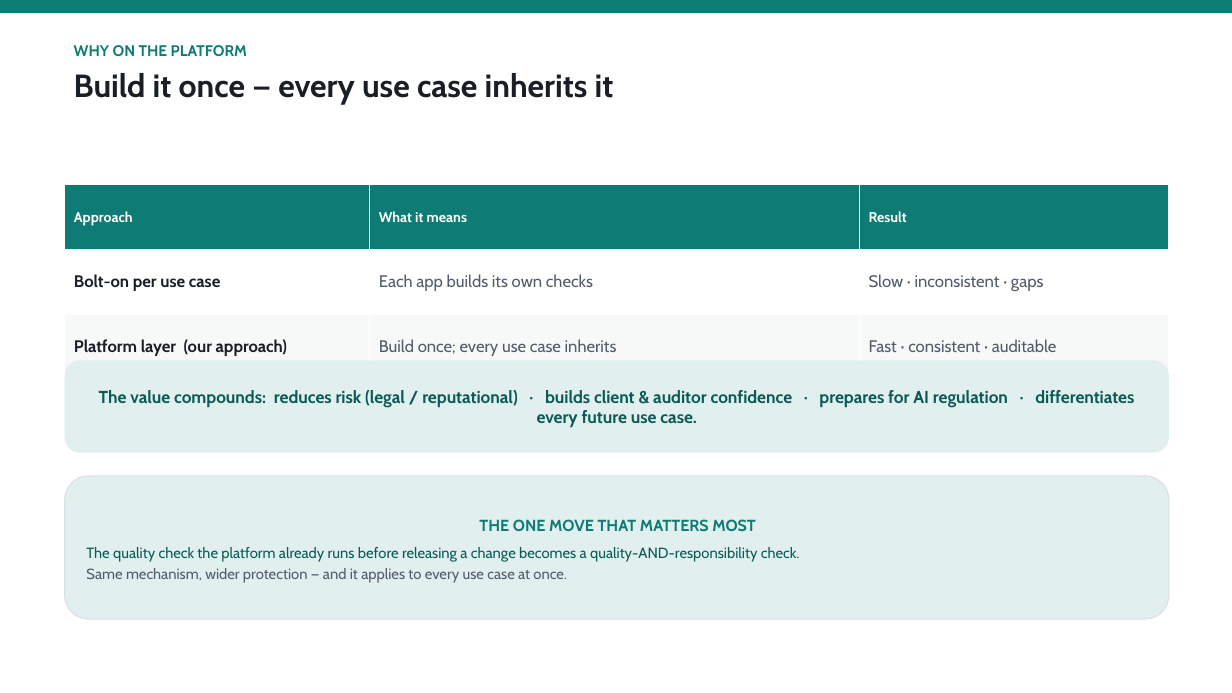
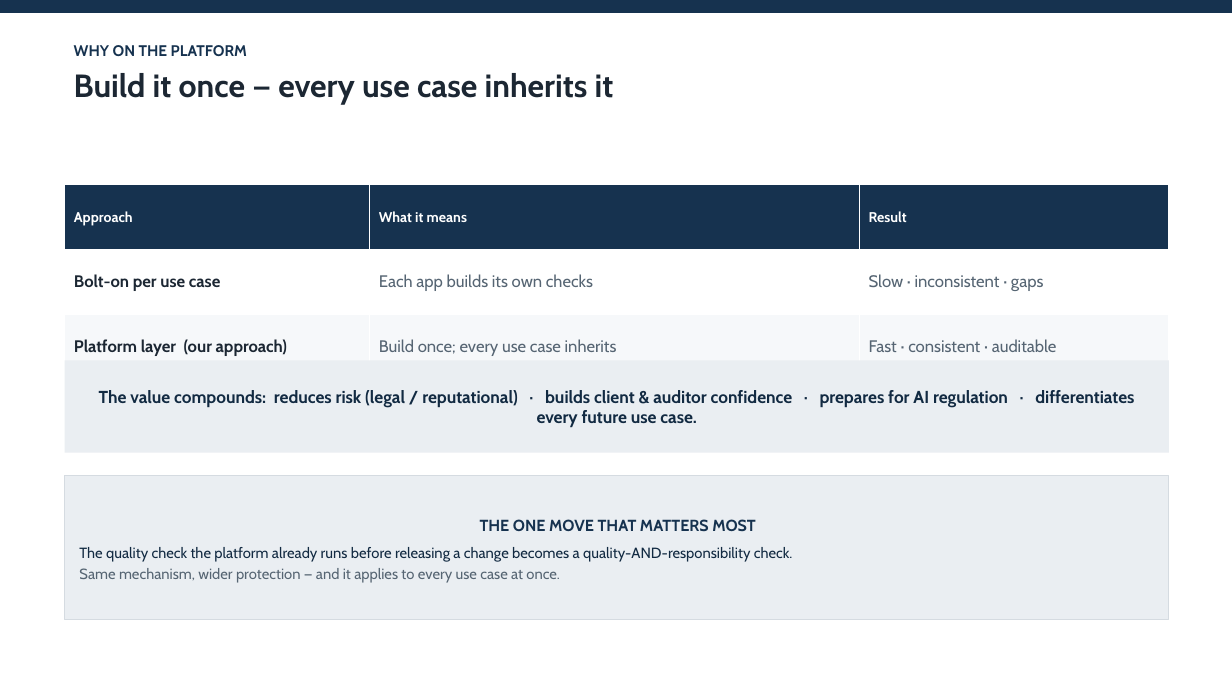
Before and after one commit to shyamanugu/LLMOps, a slide deck: slide 4 of usecases/ai_pipeline 2/docs/Responsible_AI_LLMOps.pptx. Drawn at 1232x693 pixels with LibreOffice and Linux fonts; fonts in the diff are those of the drawing. Boxes give left, top, right and bottom in pixels: in the first picture for what was removed or moved away, otherwise in the second. Text is boxed around its words. In the diff, an @@ line names an element or a change of style, - is before the commit and + after.

```diff
--- a/usecases/ai_pipeline 2/docs/Responsible_AI_LLMOps.pptx
+++ b/usecases/ai_pipeline 2/docs/Responsible_AI_LLMOps.pptx
@@ rectangle at box(0, 0, 1232, 13): fill #0E7C74 to #16324F @@
@@ text "WHY ON THE PLATFORM" at box(74, 45, 614, 104): text colour #0E7C74 to #16324F in "WHY ON THE PLATFORM"; text colour #1A1F27 to #1C2733 in "Build it once — every use case ..." @@
@@ table at box(65, 185, 1169, 379) @@
@@ fill #0E7C74 to #16324F in row 1 @@
@@ fill #F7F9F8 to #F6F8FA in row 3 @@
@@ text colour #1A1F27 to #1C2733 in "Bolt-on per use case", "Platform layer (our approach)" @@
@@ text colour #535C6A to #566573 in "Each app builds its own checks", "Slow · inconsistent · gaps", "Build once; every use case inherits", "Fast · consistent · auditable" @@
@@ rectangle "The value compounds: reduces risk ..." at box(65, 360, 1169, 453): text colour #0A5B55 to #122A42; rounded rectangle to rectangle; fill #E1F0EE to #EAEEF2 @@
@@ rectangle "THE ONE MOVE THAT MATTERS ..." at box(65, 476, 1169, 619): text colour #0E7C74 to #16324F in "THE ONE MOVE THAT MATTERS MOST"; text colour #0A5B55 to #122A42 in "The quality check the platform already runs ..."; text colour #535C6A to #566573 in "Same mechanism, wider protection — and it ..."; rounded rectangle to rectangle; fill #E1F0EE to #EAEEF2; outline #D9DFE5 0.75 pt to #D5DBE1 0.75 pt @@
```
Also in this commit, not shown: 7 other slides changed, 1 other file.
